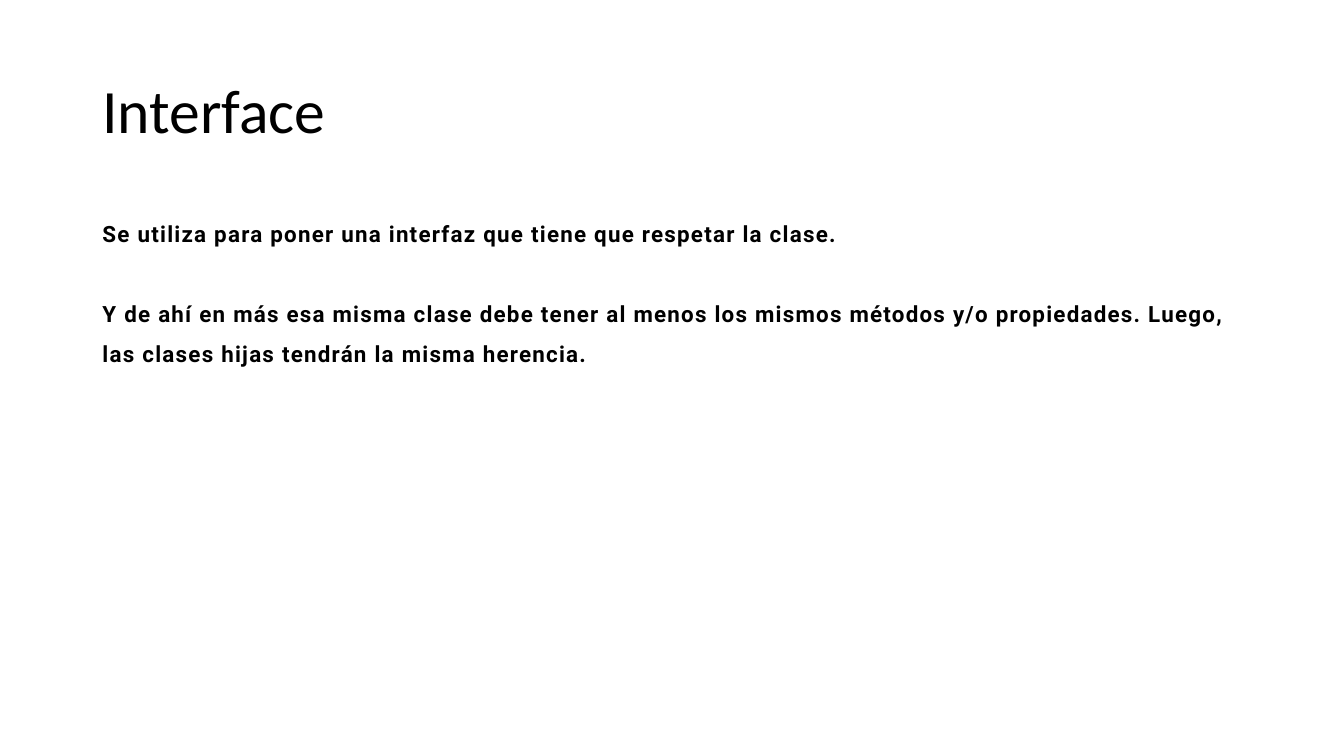
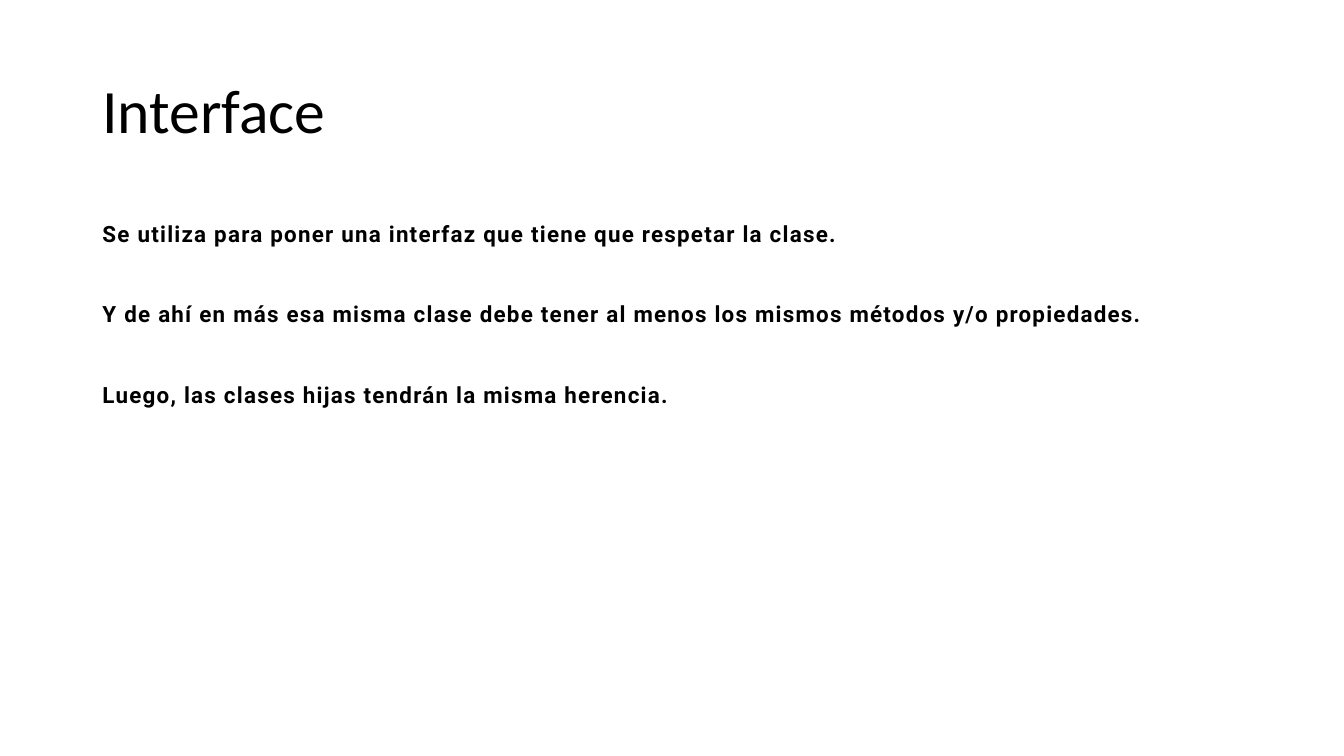
Before and after one commit to abelcondear/course, a slide deck: slide 20 of software-engineer-intro/spanish/pptx/ingeniero-de-software-intro.pptx. Drawn at 1344x756 pixels with LibreOffice and Linux fonts; fonts in the diff are those of the drawing. Boxes give left, top, right and bottom in pixels: in the first picture for what was removed or moved away, otherwise in the second. Text is boxed around its words. In the diff, an @@ line names an element or a change of style, - is before the commit and + after.

```diff
--- a/software-engineer-intro/spanish/pptx/ingeniero-de-software-intro.pptx
+++ b/software-engineer-intro/spanish/pptx/ingeniero-de-software-intro.pptx
@@ text at box(102, 305, 1140, 408): text changed @@
-Y de ahí en más esa misma clase debe tener al menos los mismos métodos y/o propiedades. Luego, las clases hijas tendrán la misma herencia.
+Y de ahí en más esa misma clase debe tener al menos los mismos métodos y/o propiedades.
+Luego, las clases hijas tendrán la misma herencia.
```
Also in this commit, not shown: 3 other slides changed, 3 other files.
